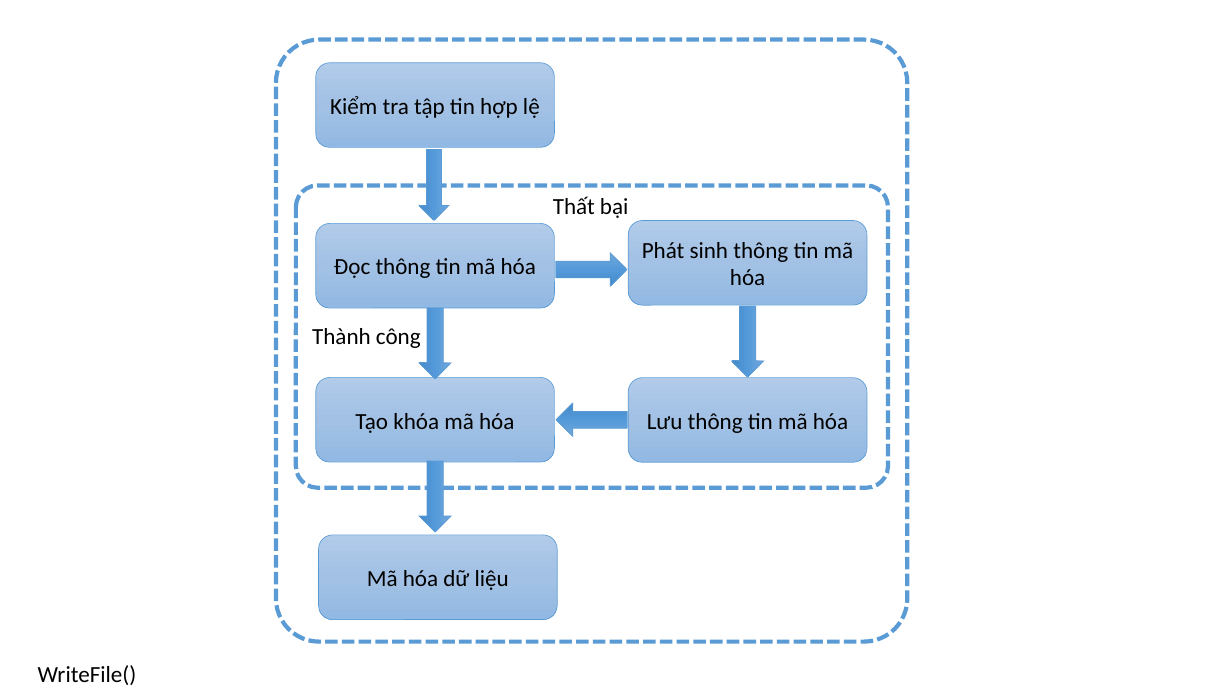
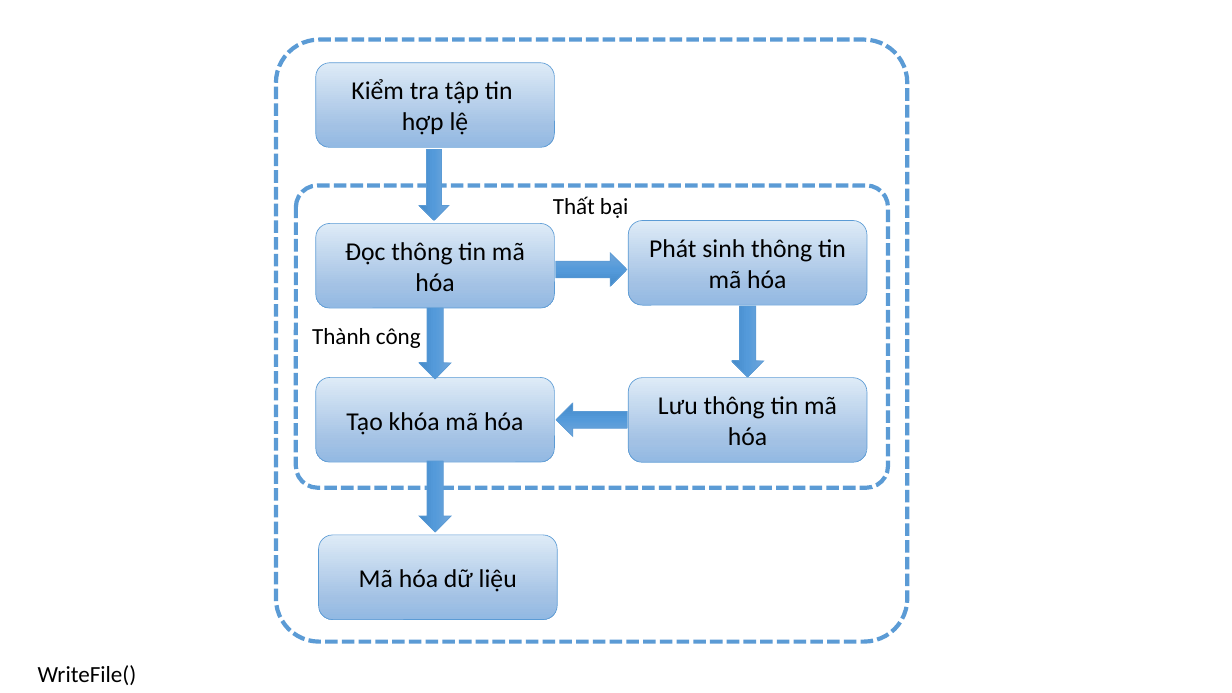
Before and after one commit to dotrungduchd/LUANVAN, a slide deck: slide 18 of Document/SODO.pptx. Drawn at 1232x693 pixels with LibreOffice and Linux fonts; fonts in the diff are those of the drawing. Boxes give left, top, right and bottom in pixels: in the first picture for what was removed or moved away, otherwise in the second. Text is boxed around its words. In the diff, an @@ line names an element or a change of style, - is before the commit and + after.

```diff
--- a/Document/SODO.pptx
+++ b/Document/SODO.pptx
@@ rounded rectangle "Kiểm tra tập tin" at <box>316,63,555,148</box>: fill gradient #B1CBE9 to #A3C1E5 to #93B9E4 to gradient #DEEBF7 to #A3C1E5 to #93B9E4 @@
@@ text in rounded rectangle at <box>351,79,513,135</box>: text changed; size 18 to 20 pt @@
-Kiểm tra tập tin hợp lệ
+Kiểm tra tập tin
+hợp lệ
@@ size 18 to 20 pt; fill gradient #B1CBE9 to #A3C1E5 to #93B9E4 to gradient #DEEBF7 to #A3C1E5 to #93B9E4 in 5 elements at <box>316,224,555,309</box>, <box>628,221,867,306</box>, <box>316,377,555,462</box>, <box>319,535,557,620</box>, <box>628,378,867,463</box> @@
```
Also in this commit, not shown: 10 other slides changed, 1 slide added, 1 other file.
